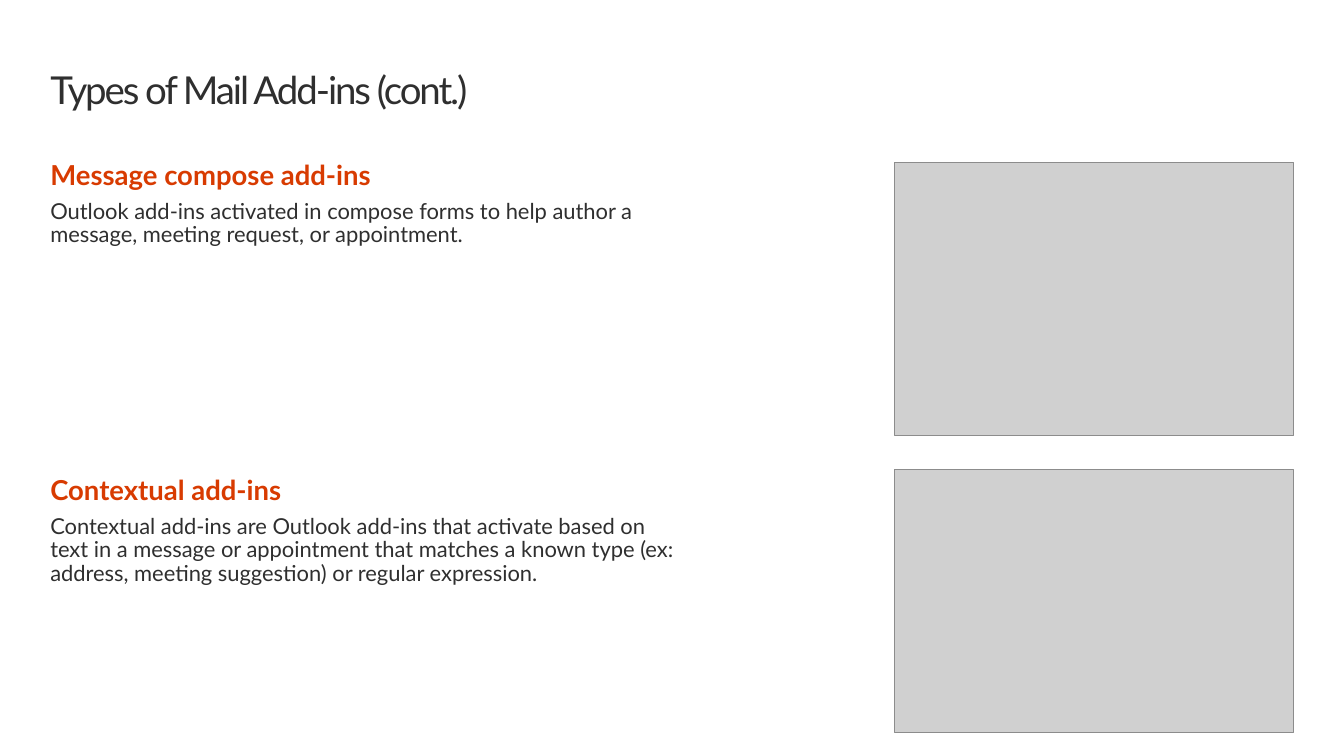
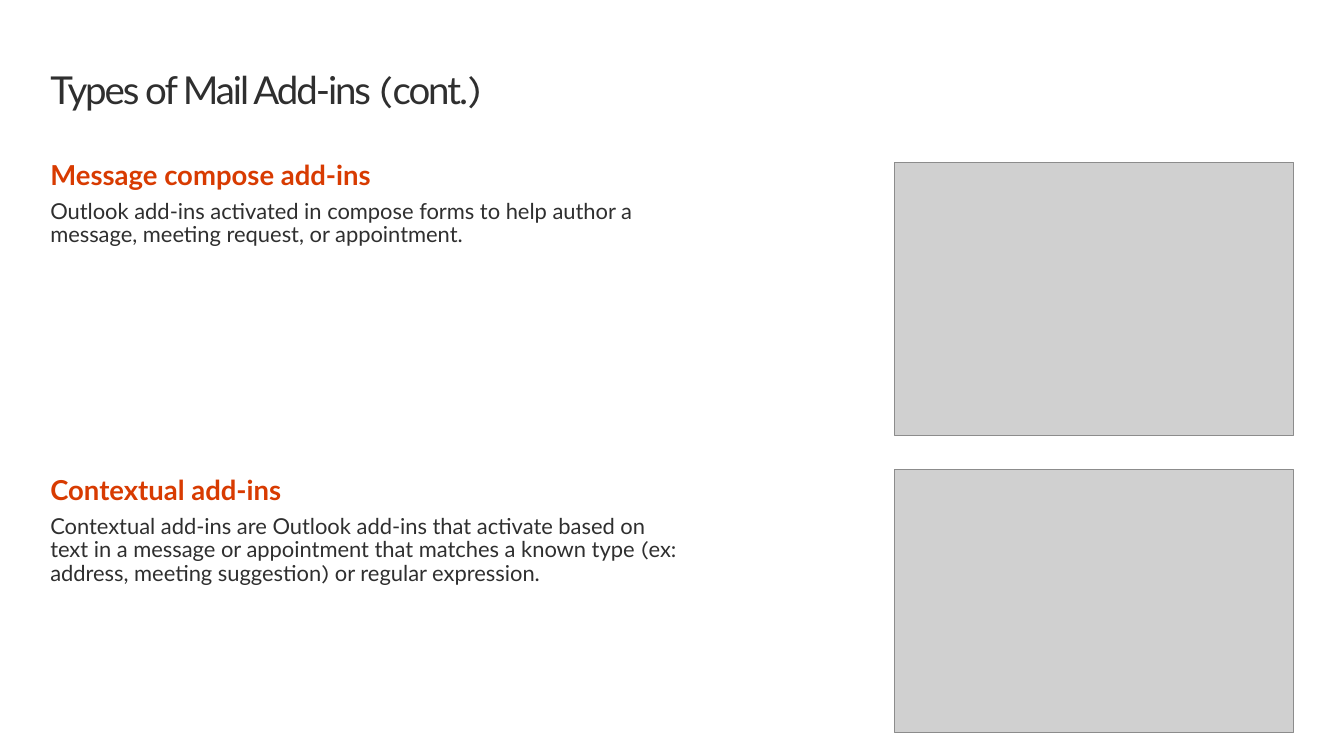
Before and after one commit to OfficeDev/TrainingContent, a slide deck: slide 8 of OfficeAddin/04 Building Add-ins for Microsoft Outlook/01 Mail Add-ins Basics.pptx. Drawn at 1344x756 pixels with LibreOffice and Linux fonts; fonts in the diff are those of the drawing; grey boxes stand for pictures; background and template pictures are left out. Boxes give left, top, right and bottom in pixels: in the first picture for what was removed or moved away, otherwise in the second. Text is boxed around its words. In the diff, an @@ line names an element or a change of style, - is before the commit and + after.

```diff
--- a/OfficeAddin/04 Building Add-ins for Microsoft Outlook/01 Mail Add-ins Basics.pptx
+++ b/OfficeAddin/04 Building Add-ins for Microsoft Outlook/01 Mail Add-ins Basics.pptx
@@ title "Types of Mail Add-ins (cont.)" at [50,75,482,111]: font Lato to Karla in "(cont.)" @@
@@ text at [50,518,677,585]: font Lato to Karla in "(ex: suggestion)" @@
```
Also in this commit, not shown: 4 other slides changed, 51 other files.
